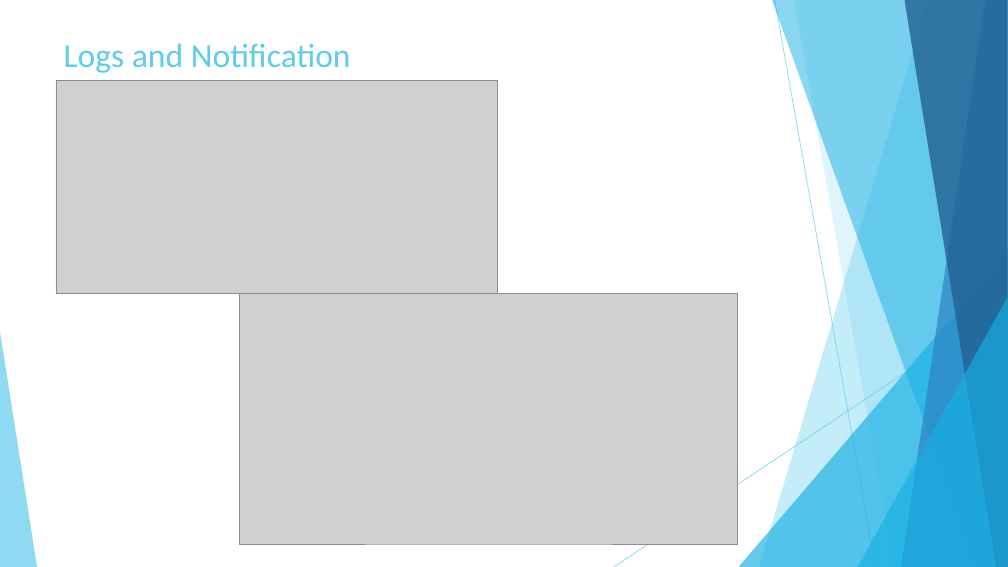
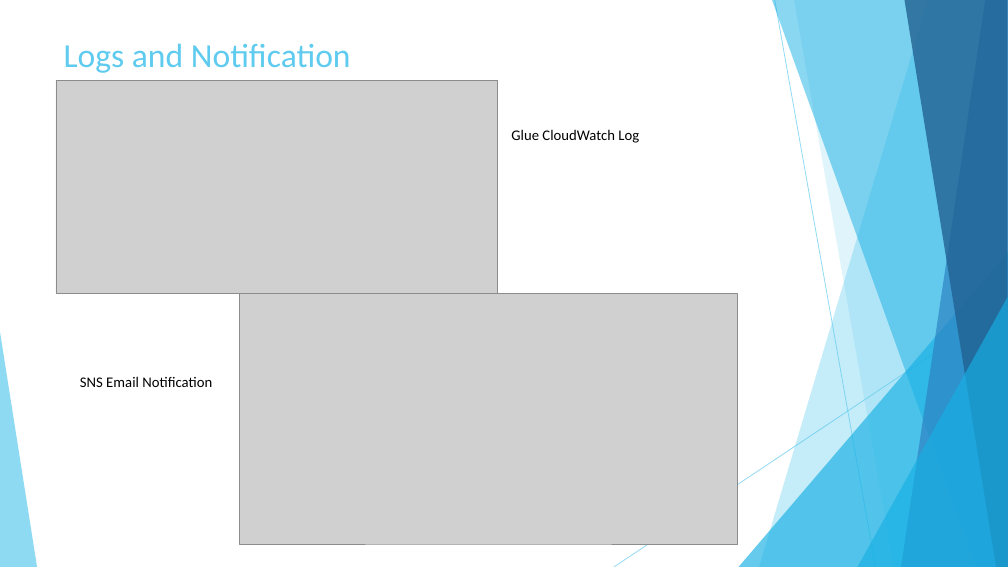
Before and after one commit to rdinesh808/Data_Lake_Construction_and_Querying_With_PySpark, a slide deck: slide 8 of Data_Lake_Construction_and_Querying_With_PySpark.pptx. Drawn at 1008x567 pixels with LibreOffice and Linux fonts; fonts in the diff are those of the drawing; grey boxes stand for pictures. Boxes give left, top, right and bottom in pixels: in the first picture for what was removed or moved away, otherwise in the second. Text is boxed around its words. In the diff, an @@ line names an element or a change of style, - is before the commit and + after.

```diff
--- a/Data_Lake_Construction_and_Querying_With_PySpark.pptx
+++ b/Data_Lake_Construction_and_Querying_With_PySpark.pptx
@@ text added at (x1=511, y1=129, x2=639, y2=143), 14 pt, text #000000 @@
+Glue CloudWatch Log
@@ text added at (x1=80, y1=376, x2=212, y2=387), 14 pt, text #000000 @@
+SNS Email Notification
```
Also in this commit, not shown: 5 other slides changed, 1 other file.
